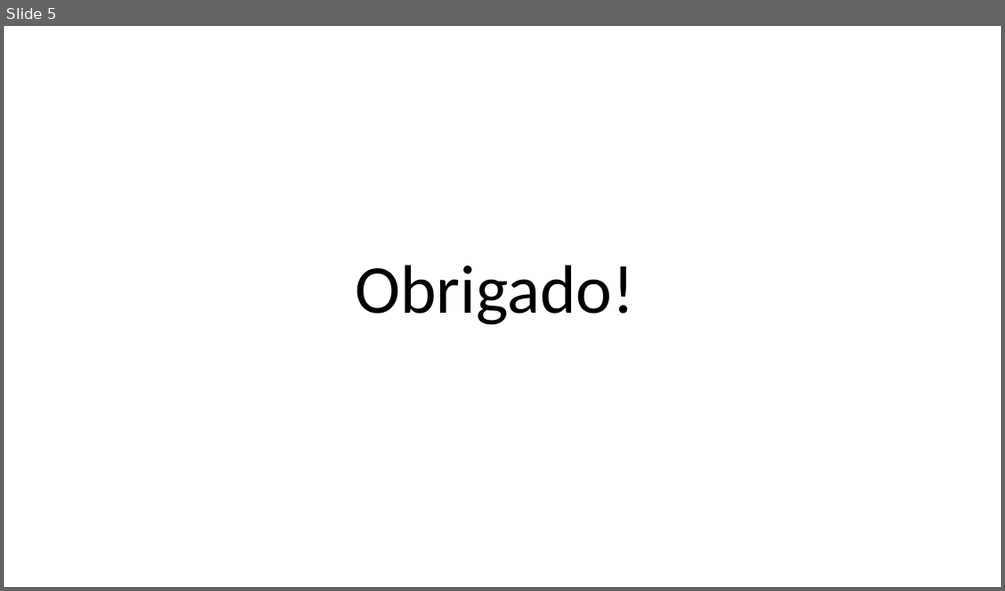
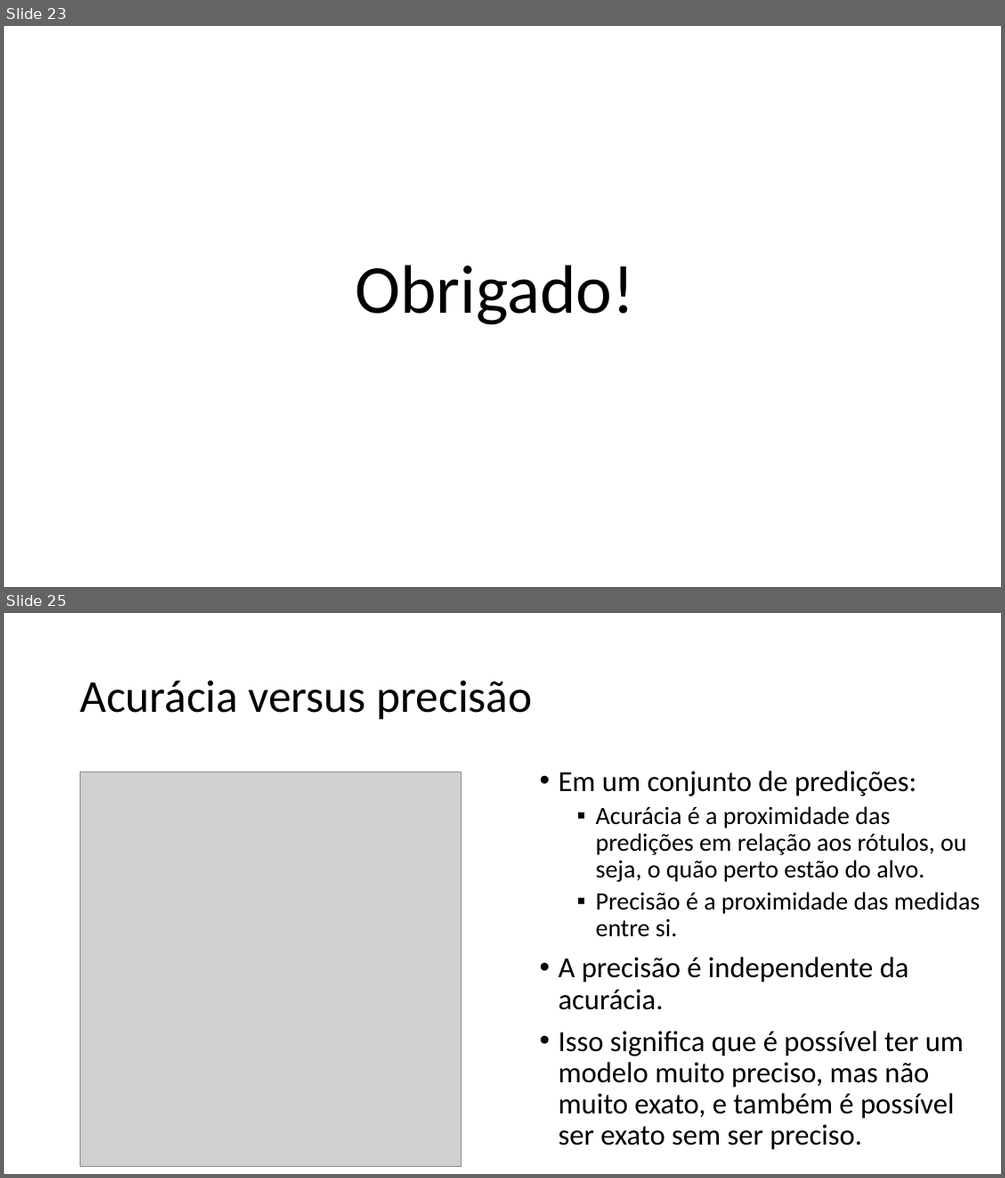
Before and after one commit to zz4fap/c24_inteligencia_artificial, a slide deck: slides/C24_Métricas_de_Classificação.pptx. Shown one above the other, each under a label of ours: slide 5 before the commit, slides 23 and 25 after it; the slides between them are not shown. The pictures are 1005x591 and 1005x1178 pixels, drawn with LibreOffice and Linux fonts; fonts in the diff are those of the drawing; grey boxes stand for pictures. Boxes give left, top, right and bottom in pixels: in the first picture for what was removed or moved away, otherwise in the second. Text is boxed around its words. In the diff, an @@ line names an element or a change of style, - is before the commit and + after.

```diff
--- a/slides/C24_Métricas_de_Classificação.pptx
+++ b/slides/C24_Métricas_de_Classificação.pptx
@@ slide 25 added at <box>4,613,1001,1174</box>, background #FFFFFF @@
@@ title added at <box>80,680,533,720</box>, 44 pt, text #000000 @@
+Acurácia versus precisão
@@ picture added at <box>81,771,461,1167</box> @@
@@ text added at <box>558,771,979,1150</box>, 28 pt, text #000000 @@
+• Em um conjunto de predições:
+  ▪ Acurácia é a proximidade das predições em relação aos rótulos, ou seja, o quão perto estão do alvo.
+  ▪ Precisão é a proximidade das medidas entre si.
+• A precisão é independente da acurácia.
+• Isso significa que é possível ter um modelo muito preciso, mas não muito exato, e também é possível ser exato sem ser preciso.
@@ what was slide 5 is now slide 23 @@
```
Also in this commit, not shown: 1 slide changed, 23 other slides added, 1 slide removed, 1 other file.
